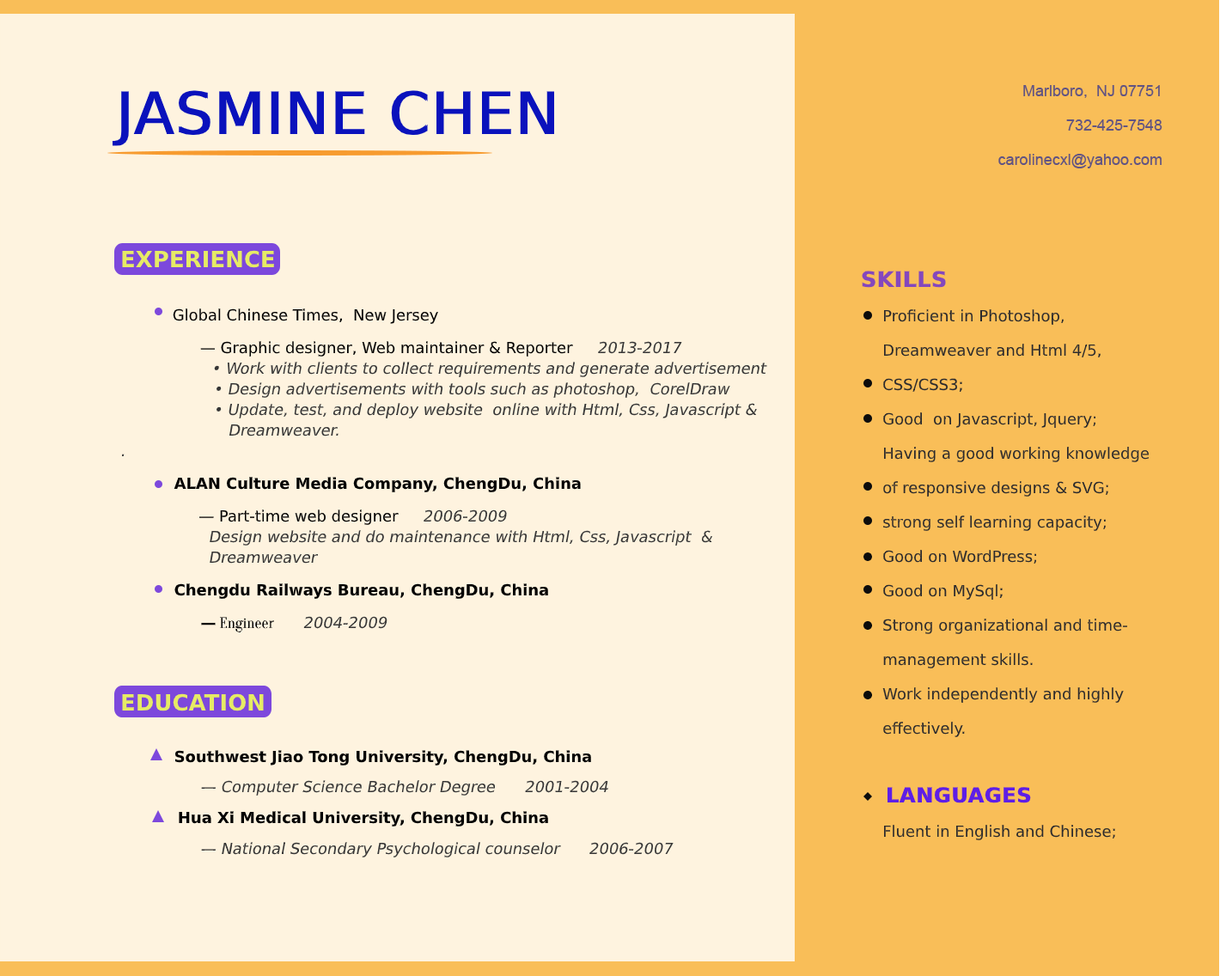
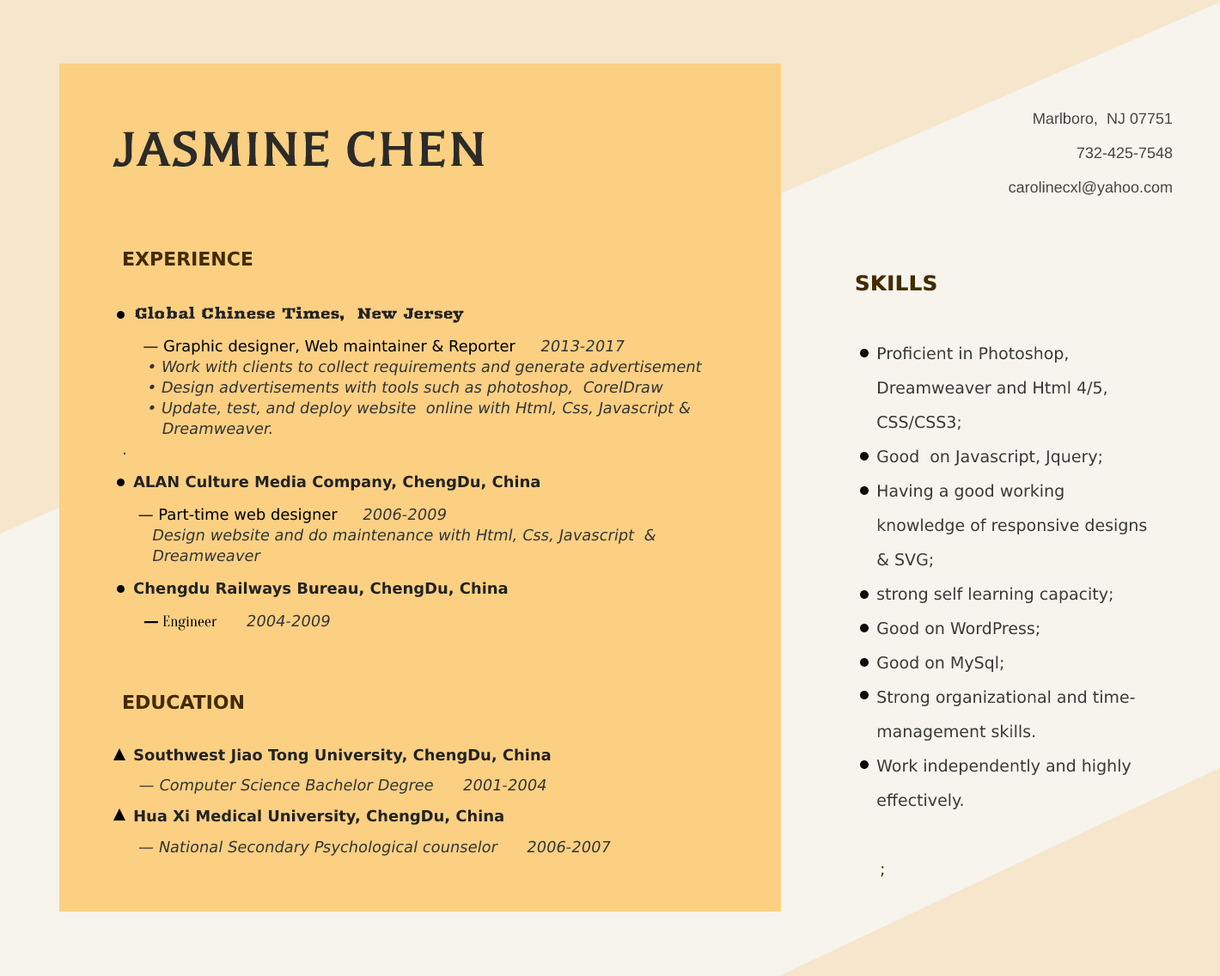
Revision of a layered 1220x976 image; what changed, layer by layer:
removed layer "Polygon 1 copy 2" over (x1=150, y1=748, x2=163, y2=761)
painted on "SKILLS Proficient in Photoshop," over (x1=855, y1=270, x2=1150, y2=878)
painted on "JASMINE CHEN" over (x1=112, y1=90, x2=555, y2=168)
renamed "EXPERIENCE Global Chinese" to "EXPERIENCE Global Chinese Tim", painted on it over (x1=121, y1=250, x2=768, y2=858)
renamed "Marlboro, NJ 07751 732-425-7548 carolinecxl@yahoo.com" to "Marlboro, NJ 07751 732-425-7548", painted on it over (x1=998, y1=85, x2=1174, y2=196)
removed layer "Rectangle 2" over (x1=0, y1=0, x2=1220, y2=976)
